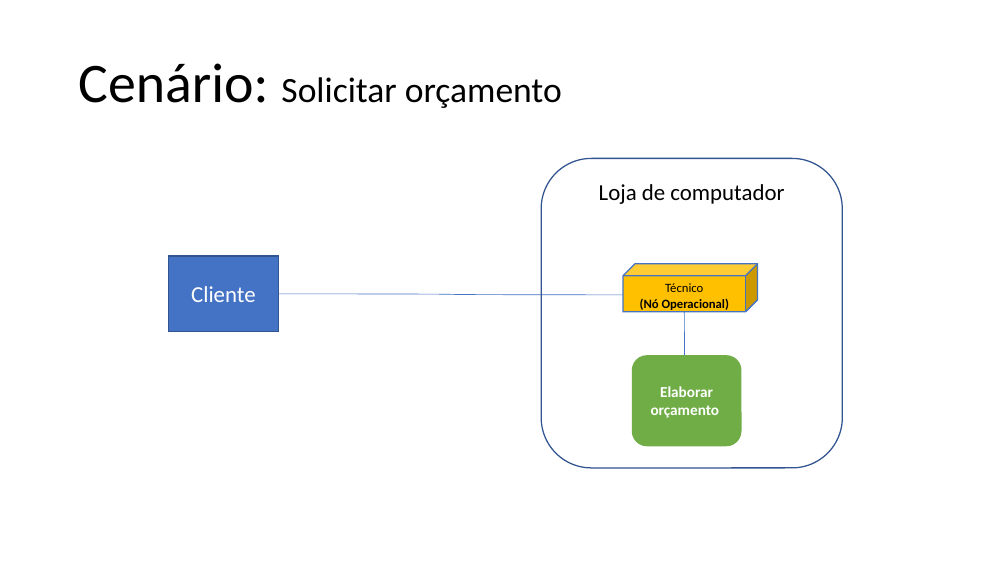
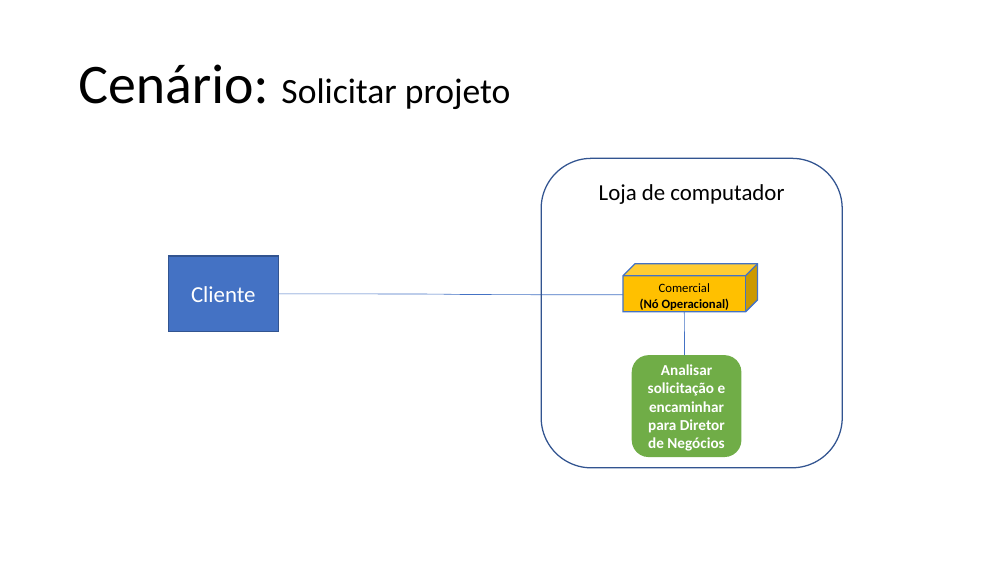
Before and after one commit to lmoraesImpacta/OPE, a slide deck: slide 3 of Artefatos/15-ArquiteturaDeNegocioParaCadaCenario.pptx (slide 2 before the commit). Drawn at 1008x567 pixels with LibreOffice and Linux fonts; fonts in the diff are those of the drawing. Boxes give left, top, right and bottom in pixels: in the first picture for what was removed or moved away, otherwise in the second. Text is boxed around its words. In the diff, an @@ line names an element or a change of style, - is before the commit and + after.

```diff
--- a/Artefatos/15-ArquiteturaDeNegocioParaCadaCenario.pptx
+++ b/Artefatos/15-ArquiteturaDeNegocioParaCadaCenario.pptx
@@ text at (78, 64, 510, 109): text changed @@
-Cenário: Solicitar orçamento
+Cenário: Solicitar projeto
@@ text in cube at (659, 283, 710, 292): text changed @@
-Técnico
+Comercial
@@ rounded rectangle "Analisar solicitação e encaminhar para ...": place and size @@
-rounded rectangle "Analisar solicitação e encaminhar para ..." at (632, 355, 742, 446)
+rounded rectangle "Analisar solicitação e encaminhar para ..." at (632, 355, 742, 457)
@@ text in rounded rectangle at (648, 364, 726, 451): text changed @@
-Elaborar orçamento
+Analisar solicitação e encaminhar para Diretor de Negócios
```
Also in this commit, not shown: 1 other slide changed, 2 slides added.
